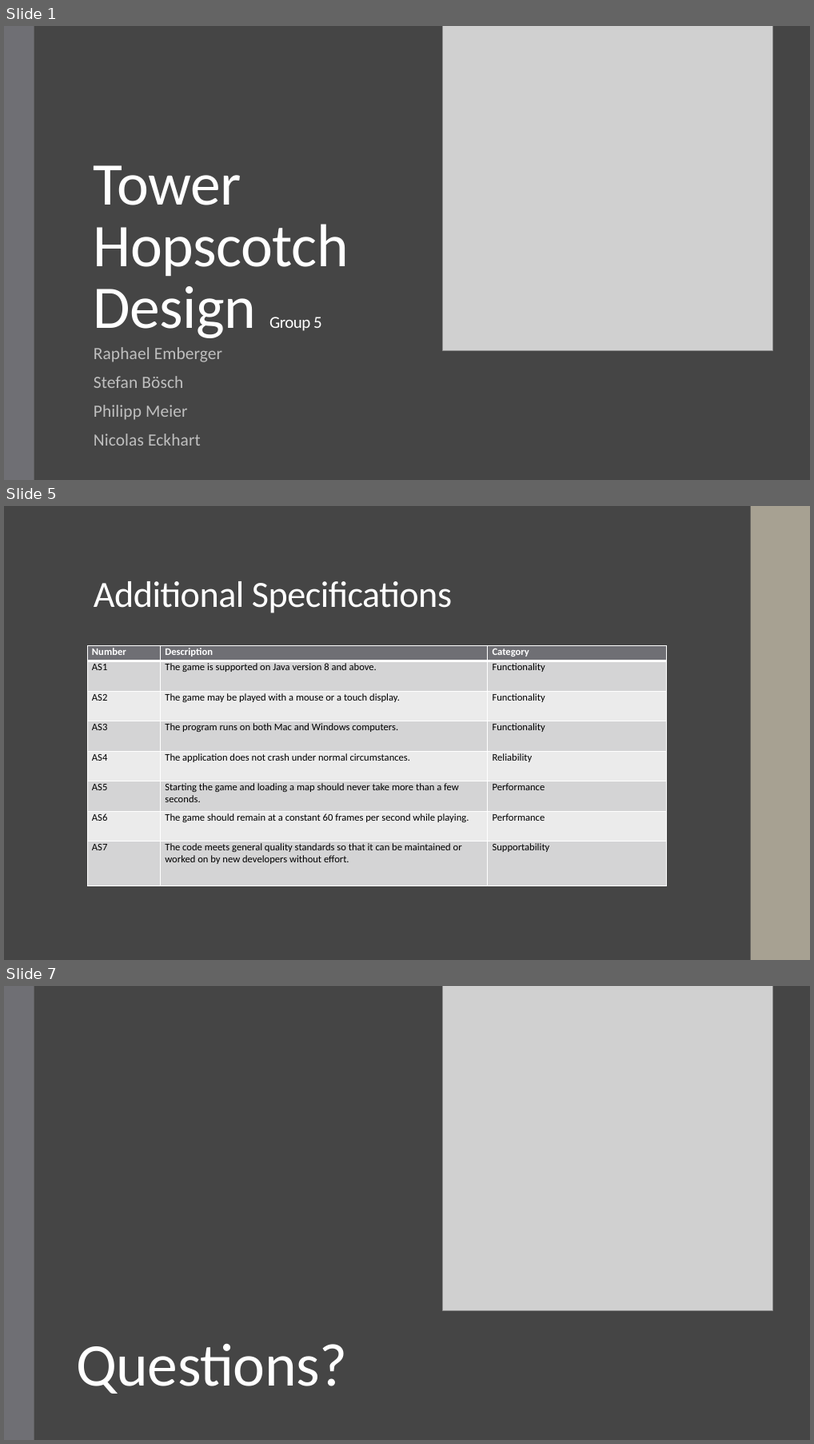
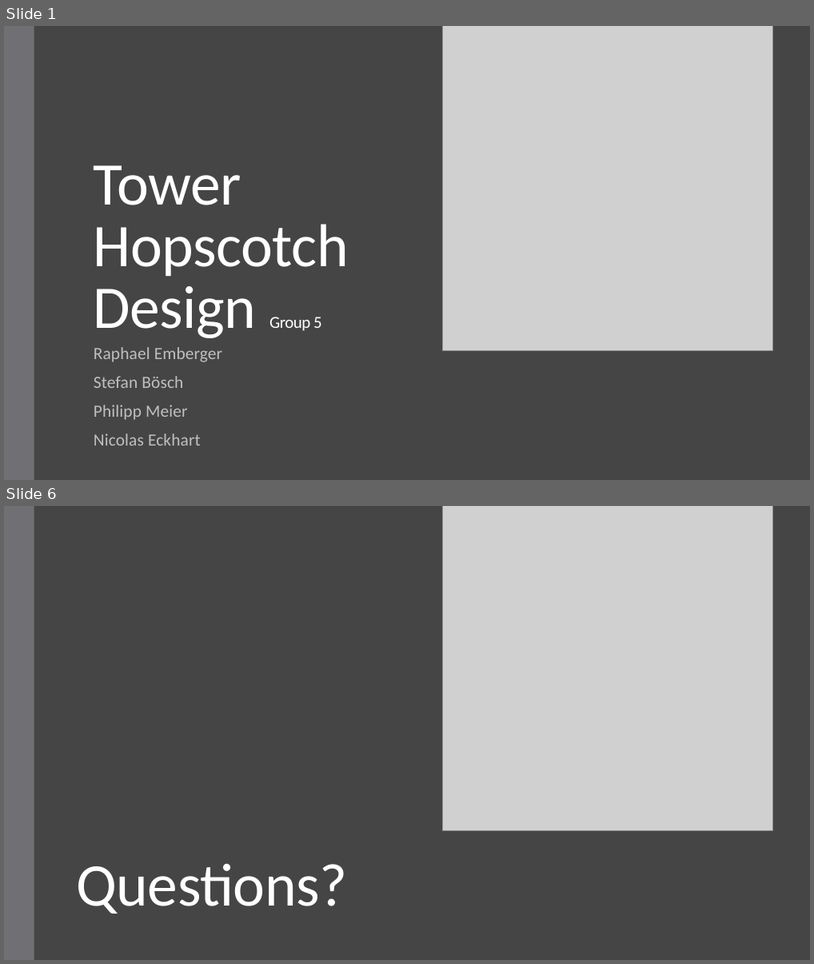
Before and after one commit to raember/Tower-Hopscotch, a slide deck: documents/milestone3/Project Design Presentation.pptx. Shown one above the other, each under a label of ours: slides 1, 5 and 7 before the commit, slides 1 and 6 after it; the slides between them are not shown. The pictures are 814x1444 and 814x964 pixels, drawn with LibreOffice and Linux fonts; fonts in the diff are those of the drawing; grey boxes stand for pictures. Boxes give left, top, right and bottom in pixels: in the first picture for what was removed or moved away, otherwise in the second. Text is boxed around its words. In the diff, an @@ line names an element or a change of style, - is before the commit and + after.

```diff
--- a/documents/milestone3/Project Design Presentation.pptx
+++ b/documents/milestone3/Project Design Presentation.pptx
@@ slide 5 removed at (4, 506, 810, 960), background #454545 @@
@@ rectangle removed at (751, 506, 810, 960) @@
@@ title removed at (94, 581, 452, 613) @@
-Additional Specifications
@@ table removed at (87, 646, 666, 886), 8 rows, 3 columns @@
-Number | Description | Category
-AS1 | The game is supported on Java version 8 and above. | Functionality
-AS2 | The game may be played with a mouse or a touch display. | Functionality
-AS3 | The program runs on both Mac and Windows computers. | Functionality
-AS4 | The application does not crash under normal circumstances. | Reliability
-AS5 | Starting the game and loading a map should never take more than a few seconds. | Performance
-AS6 | The game should remain at a constant 60 frames per second while playing. | Performance
-AS7 | The code meets general quality standards so that it can be maintained or worked on by new developers without effort. | Supportability
@@ what was slide 7 is now slide 6 @@
```
Also in this commit, not shown: 1 slide changed, 3 slides added, 3 other slides removed.
